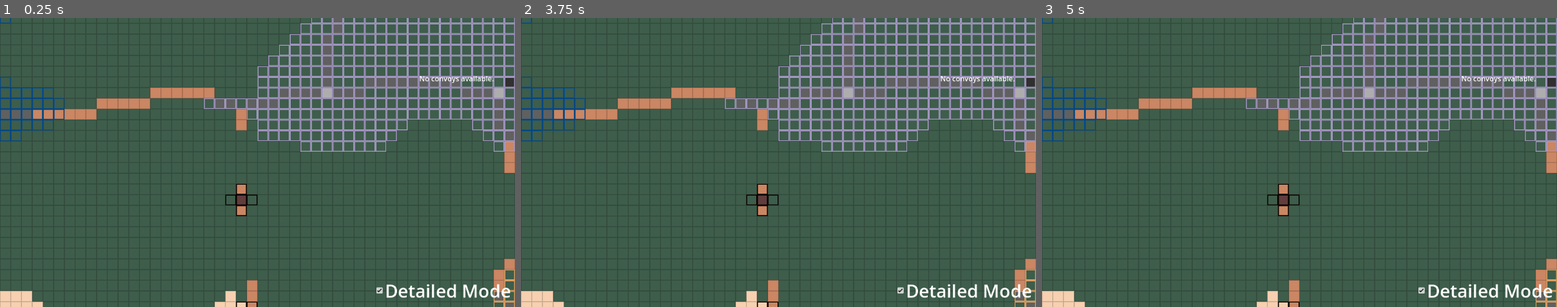
Above: before the commit, frames 1-3 (left to right).
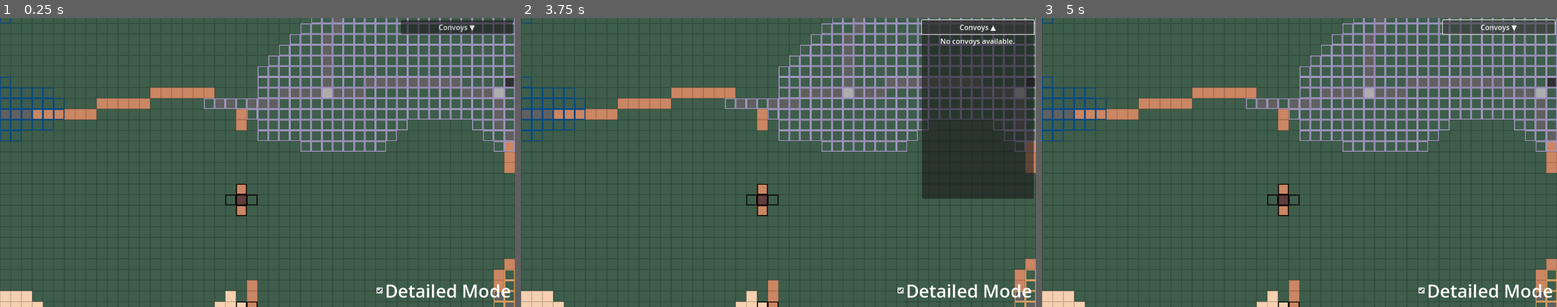
Above: after the commit, the same moments.

Repository: OoriData/DF_Godot
Game: Godot game, scene res://Scenes/game_root.tscn
Two runs of this game, one before a commit and one after it. Both use one fixed random seed, a clock stepped at 60 frames per second and the inputs below.
Inputs (mouse positions are in pixels of both pictures, inside the frame that each line leads up to):
- Up to frame 1 (0.25 s): no input
- Up to frame 2 (3.75 s): click (979, 26) at 0.5 s, where only the run after the commit has a clickable "Convoys ▼"; click (979, 26) at 1.25 s, where only the run after the commit has a clickable "Convoys ▲"; click "Detailed Mode" at 2 s; click "Detailed Mode" at 2.75 s; click (979, 26) at 3.5 s, where only the run after the commit has a clickable "Convoys ▼"
- Up to frame 3 (5 s): click (1500, 26) at 4.25 s, where only the run after the commit has a clickable "Convoys ▲"

The runs differ from the first frame. In frame 1, 1.2% of the frame differs, in the area x 77-100%, y 0-23%; in frame 2, 13%, in the area x 77-100%, y 0-63%; in frame 3, 0.7%.

Commit message:
Dropdown convoy menu

Diff:
--- a/Scenes/convoy_list_panel.tscn
+++ b/Scenes/convoy_list_panel.tscn
@@ -2,14 +2,27 @@
 
 [ext_resource type="Script" uid="uid://pnchtjdqye7r" path="res://Scripts/convoy_list_panel.gd" id="1_7so3h"]
 
-[node name="ConvoyListPanel" type="ScrollContainer"]
-anchors_preset = 15
-anchor_right = 1.0
-anchor_bottom = 1.0
+[node name="ConvoyListPanel" type="PanelContainer"]
+custom_minimum_size = Vector2(150, 0)
 grow_horizontal = 2
 grow_vertical = 2
 script = ExtResource("1_7so3h")
 
-[node name="ConvoyItemsContainer" type="VBoxContainer" parent="."]
+[node name="MainVBox" type="VBoxContainer" parent="."]
+layout_mode = 2
+
+[node name="ToggleButton" type="Button" parent="MainVBox"]
+layout_mode = 2
+text = "Convoys"
+
+[node name="ListScrollContainer" type="ScrollContainer" parent="MainVBox"]
+unique_name_in_owner = true
+layout_mode = 2
+size_flags_vertical = 3
+follow_focus = true
+
+[node name="ConvoyItemsContainer" type="VBoxContainer" parent="MainVBox/ListScrollContainer"]
+unique_name_in_owner = true
 layout_mode = 2
 size_flags_horizontal = 3
+size_flags_vertical = 3
--- a/Scenes/game_root.tscn
+++ b/Scenes/game_root.tscn
@@ -29,5 +29,11 @@
 script = ExtResource("2_bxsma")
 
 [node name="ConvoyListPanel" parent="MenuUILayer" instance=ExtResource("2_lkrbl")]
-offset_right = -902.0
-offset_bottom = -248.0
+anchor_left = 1.0
+anchor_top = 0.0
+anchor_right = 1.0
+anchor_bottom = 0.0
+offset_left = -210.0
+offset_top = 10.0
+offset_right = -10.0
+offset_bottom = 250.0
--- a/Scripts/convoy_list_panel.gd
+++ b/Scripts/convoy_list_panel.gd
@@ -1,54 +1,52 @@
-extends ScrollContainer # Changed from PanelContainer to fulfill the role of a scroller
+extends PanelContainer
 
 # Emitted when a convoy is selected from this list.
 # Passes the full convoy_data dictionary of the selected convoy.
 signal convoy_selected_from_list(convoy_data)
 
-# Reference to the container node that will hold the individual convoy list items.
-# IMPORTANT: Adjust this path to the actual VBoxContainer (or similar) in your convoy_list_panel.tscn
-# The ConvoyItemsContainer is now expected to be a direct child of this ScrollContainer node.
-@onready var list_item_container: VBoxContainer = $ConvoyItemsContainer
+@onready var toggle_button: Button = $MainVBox/ToggleButton
+@onready var list_scroll_container: ScrollContainer = $MainVBox/ListScrollContainer
+@onready var list_item_container: VBoxContainer = $MainVBox/ListScrollContainer/ConvoyItemsContainer
 
-# Optional: If you use a separate scene for each list item
-# var convoy_list_item_scene = preload("res://path/to_your/convoy_list_item.tscn")
+var _panel_style_open: StyleBox
+var _panel_style_closed: StyleBox
 
 func _ready():
-	# --- TEMPORARY DEBUG: List children of the node this script is attached to ---
-	print("ConvoyListPanel _ready: Script is attached to node: '", self.name, "' of type: '", self.get_class(), "'")
-	print("  Children of this node are:")
-	for child_node in get_children():
-		print("    - Child name: '", child_node.name, "', type: '", child_node.get_class(), "'")
-	# --- END TEMPORARY DEBUG ---
-	# You can set the panel to be invisible initially if desired,
-	# and control its visibility from main.gd or elsewhere.
-	# self.visible = false # Example
+	# Store the stylebox that is defined for this panel when it's 'open'.
+	# This will get an override if set in inspector, or the theme's default.
+	_panel_style_open = get_theme_stylebox("panel", "PanelContainer")
 
-	# --- Detailed Debug Check for list_item_container ---
+	_panel_style_closed = StyleBoxEmpty.new() # Completely transparent, no drawing
+
+	# Hide the list initially
+	list_scroll_container.visible = false
+	toggle_button.pressed.connect(_on_toggle_button_pressed)
+	_update_panel_appearance() # Set initial appearance (closed style, no background)
+	toggle_button.text = "Convoys ▼" # Initial text for closed state
+
 	if not is_instance_valid(list_item_container):
-		printerr("ConvoyListPanel (_ready): list_item_container node (from @onready) NOT FOUND or invalid. Path used: $ConvoyItemsContainer")
-		# Check if ConvoyItemsContainer exists as a direct child
-		var direct_child_check = get_node_or_null("ConvoyItemsContainer")
-		if not is_instance_valid(direct_child_check):
-			printerr("  - ConvoyListPanel (_ready): Child 'ConvoyItemsContainer' NOT FOUND directly under this script's node (which should be a ScrollContainer).")
-		elif not (direct_child_check is VBoxContainer):
-			printerr("  - ConvoyListPanel (_ready): Child 'ConvoyItemsContainer' WAS FOUND, but it is of type '", direct_child_check.get_class(), "', NOT VBoxContainer as expected by the script.")
-		else: # Found, but @onready failed.
-			printerr("  - ConvoyListPanel (_ready): Path '$ConvoyItemsContainer' seems correct and node is VBoxContainer. The @onready var assignment failed for an unknown reason. Check for scene saving issues or editor glitches.")
+		printerr("ConvoyListPanel (_ready): list_item_container node NOT FOUND or invalid. Expected path: $MainVBox/ListScrollContainer/ConvoyItemsContainer")
 	else:
-		print("ConvoyListPanel (_ready): list_item_container successfully initialized via @onready.")
+		# print("ConvoyListPanel (_ready): list_item_container successfully initialized.") # Less verbose
+		pass
 
-	# --- DEBUG: ConvoyListPanel final state check in its own _ready ---
-	print("ConvoyListPanel _ready: Final state check:")
-	print("  - IsValid: ", is_instance_valid(self))
-	print("  - Visible: ", self.visible)
-	print("  - Size: ", self.size)
-	print("  - Custom Min Size: ", self.custom_minimum_size)
-	print("  - Position: ", self.position)
-	print("  - Modulate: ", self.modulate) # Check alpha
-	print("  - Global Position: ", self.global_position)
-	print("  - Z Index: ", self.z_index)
-	# Parent checks are done in main.gd, but you could add them here too if needed.
-	pass
+func _on_toggle_button_pressed() -> void:
+	list_scroll_container.visible = not list_scroll_container.visible
+	_update_panel_appearance()
+
+	if list_scroll_container.visible:
+		toggle_button.text = "Convoys ▲"
+	else:
+		toggle_button.text = "Convoys ▼"
+
+func _update_panel_appearance() -> void:
+	if list_scroll_container.visible: # Open state - show background
+		if is_instance_valid(_panel_style_open):
+			add_theme_stylebox_override("panel", _panel_style_open)
+	else: # Closed state - hide background
+		if is_instance_valid(_panel_style_closed):
+			add_theme_stylebox_override("panel", _panel_style_closed)
+
 ## Populates the list with convoy data.
 func populate_convoy_list(convoys_data: Array) -> void:
 	if not is_instance_valid(list_item_container):
@@ -58,15 +56,16 @@
 	# Clear existing items
 	for child in list_item_container.get_children():
 		child.queue_free()
-	print("ConvoyListPanel: Cleared existing items from list_item_container.") # DEBUG
+	# print("ConvoyListPanel: Cleared existing items.") # DEBUG
 
 	if convoys_data.is_empty():
 		var no_convoys_label = Label.new()
 		no_convoys_label.text = "No convoys available."
 		no_convoys_label.horizontal_alignment = HORIZONTAL_ALIGNMENT_CENTER
 		list_item_container.add_child(no_convoys_label)
+		# print("ConvoyListPanel: No convoys available.") # DEBUG
 		return
-	print("ConvoyListPanel: Populating list with %s convoys." % convoys_data.size()) # DEBUG
+	# print("ConvoyListPanel: Populating list with %s convoys." % convoys_data.size()) # DEBUG
 
 	for convoy_item_data in convoys_data:
 		if not convoy_item_data is Dictionary:
@@ -84,19 +83,15 @@
 		# Connect the button's pressed signal to a local handler, binding the full convoy_item_data
 		item_button.pressed.connect(_on_convoy_item_pressed.bind(convoy_item_data))
 		list_item_container.add_child(item_button)
-		print("ConvoyListPanel: Added button for convoy '%s' (ID: %s). Button name: '%s'." % [convoy_name, convoy_id, item_button.name]) # DEBUG
-
-	# --- DEBUG: Check state of list_item_container and children after population ---
-	print("ConvoyListPanel: State check after population:")
-	print("  - list_item_container IsValid: ", is_instance_valid(list_item_container))
-	print("  - list_item_container Child Count: ", list_item_container.get_child_count())
-	print("  - list_item_container Size: ", list_item_container.size) # Should reflect total size of children
-	print("  - list_item_container Global Position: ", list_item_container.global_position)
+		# print("ConvoyListPanel: Added button for convoy '%s' (ID: %s)." % [convoy_name, convoy_id]) # DEBUG
 
 func _on_convoy_item_pressed(convoy_item_data: Dictionary) -> void:
-	# print("ConvoyListPanel: Convoy item pressed, Data: ", convoy_item_data)
 	emit_signal("convoy_selected_from_list", convoy_item_data)
-
+	# If the list is currently open, close it.
+	if list_scroll_container.visible:
+		list_scroll_container.visible = false
+		_update_panel_appearance() # Update panel style to closed (no background)
+		toggle_button.text = "Convoys ▼" # Update button text
 ## Highlights a specific convoy in the list.
 ## Call this from main.gd when a convoy is selected on the map.
 func highlight_convoy_in_list(selected_convoy_id_str: String) -> void:
--- a/Scripts/main.gd
+++ b/Scripts/main.gd
@@ -29,7 +29,7 @@
 # IMPORTANT: Adjust the path "$ConvoyListPanel" to the actual path of your ConvoyListPanel node. Ensure its type matches.
 # ConvoyListPanel is a child of MenuUILayer, which is a sibling of MapViewportContainer.
 # ConvoyListPanel's root node type is now expected to be ScrollContainer.
-@onready var convoy_list_panel_node: ScrollContainer = $"../../MenuUILayer/ConvoyListPanel"
+@onready var convoy_list_panel_node: PanelContainer = $"../../MenuUILayer/ConvoyListPanel"
 # Reference to the MenuManager in GameRoot.tscn
 
 var menu_manager_ref: Control = null
@@ -968,7 +968,7 @@
 
 	convoy_list_panel_node.position = Vector2(
 		main_window_rect.size.x - fixed_panel_size.x - padding,  # Position from the right edge of main window
-		(main_window_rect.size.y - fixed_panel_size.y) / 2.0     # Centered vertically in main window
+		padding     # Position from the top edge of main window
 	)
 	# Explicitly set the size of the panel to its fixed size.
 	# This ensures it doesn't expand even if some other layout property tries to make it.
